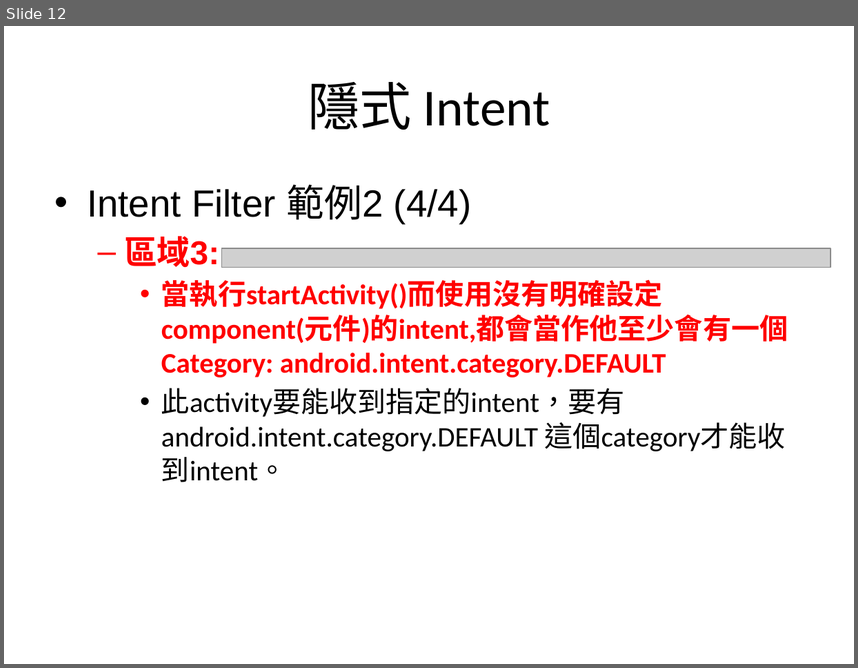
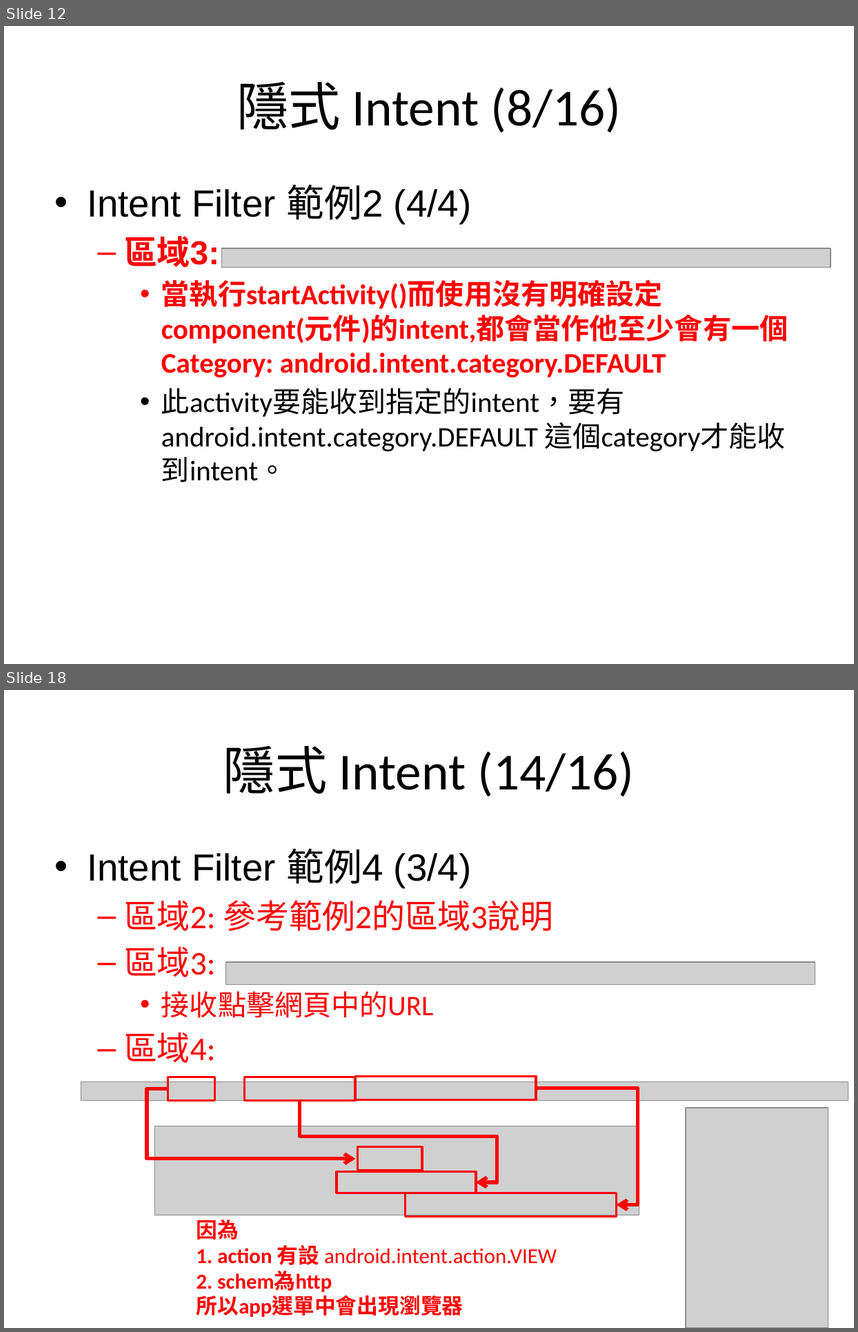
Before and after one commit to sonnyshih/AndroidDemoSample, a slide deck: CustomerUIDemo/Intent and Intent Filter instruction.pptx. Shown one above the other, each under a label of ours: slide 12 before the commit, slides 12 and 18 after it; the slides between them are not shown. The pictures are 858x668 and 858x1332 pixels, drawn with LibreOffice and Linux fonts; fonts in the diff are those of the drawing; grey boxes stand for pictures. Boxes give left, top, right and bottom in pixels: in the first picture for what was removed or moved away, otherwise in the second. Text is boxed around its words. In the diff, an @@ line names an element or a change of style, - is before the commit and + after.

Commit message:
Add the Intent filter demo.

```diff
--- a/CustomerUIDemo/Intent and Intent Filter instruction.pptx
+++ b/CustomerUIDemo/Intent and Intent Filter instruction.pptx
@@ slide 18 added at <box>4,690,854,1328</box>, background #FFFFFF @@
@@ title added at <box>223,746,634,797</box>, 44 pt, text #000000 @@
+隱式 Intent (14/16)
@@ text added at <box>87,848,554,1063</box>, 28 pt, text #FF0000 @@
+• Intent Filter 範例4 (3/4)
+  – 區域2: 參考範例2的區域3說明
+  – 區域3:
+    • 接收點擊網頁中的URL
+  – 區域4:
@@ picture added at <box>226,962,815,984</box> @@
@@ picture added at <box>81,1082,848,1101</box> @@
@@ rectangle added at <box>168,1077,215,1101</box>, outline #FF0000 2 pt @@
@@ rectangle added at <box>245,1077,355,1101</box>, outline #FF0000 2 pt @@
@@ rectangle added at <box>355,1076,536,1100</box>, outline #FF0000 2 pt @@
@@ elbow arrow added from (168, 1089) to (355, 1159), #FF0000 3 pt @@
@@ elbow arrow added from (300, 1101) to (476, 1182), #FF0000 3 pt @@
@@ elbow arrow added from (536, 1088) to (616, 1204), #FF0000 3 pt @@
@@ picture added at <box>686,1107,829,1328</box> @@
@@ picture added at <box>154,1125,639,1214</box> @@
@@ rectangle added at <box>358,1147,422,1170</box>, outline #FF0000 2 pt @@
@@ rectangle added at <box>337,1171,476,1192</box>, outline #FF0000 2 pt @@
@@ rectangle added at <box>406,1192,616,1216</box>, outline #FF0000 2 pt @@
@@ text added at <box>197,1219,557,1317</box>, 18 pt, text #FF0000, bold @@
+因為
+1. action 有設 android.intent.action.VIEW
+2. schem為http
+所以app選單中會出現瀏覽器
@@ slide 12 changed as well @@
@@ title at <box>237,82,621,133</box>: text changed @@
-隱式 Intent
+隱式 Intent (8/16)
```
Also in this commit, not shown: 8 other slides changed, 7 other slides added, 10 other files.
